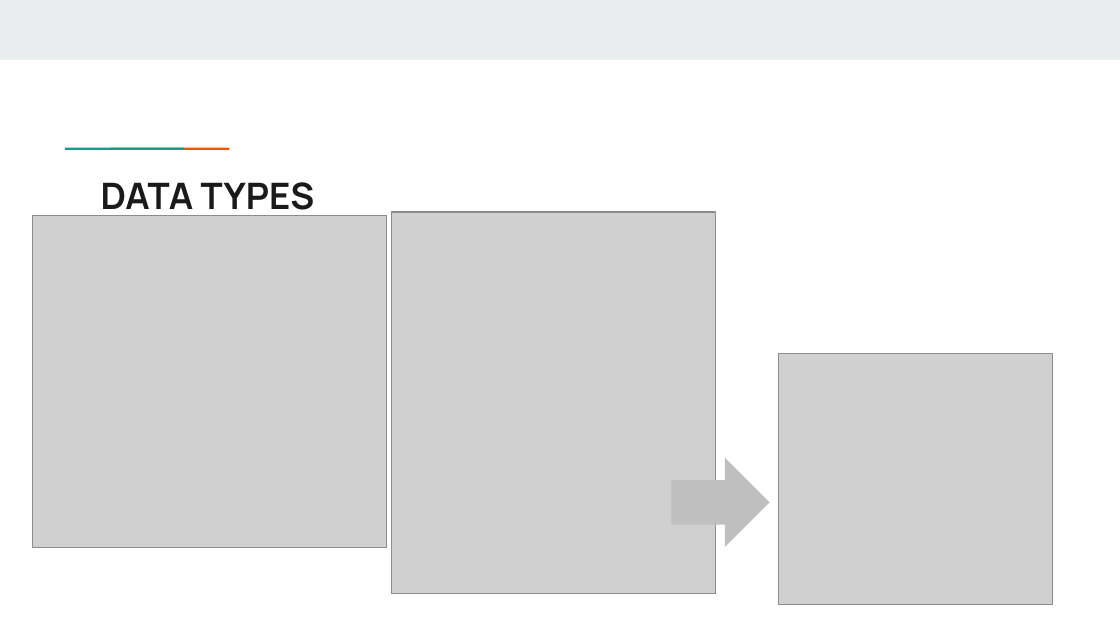
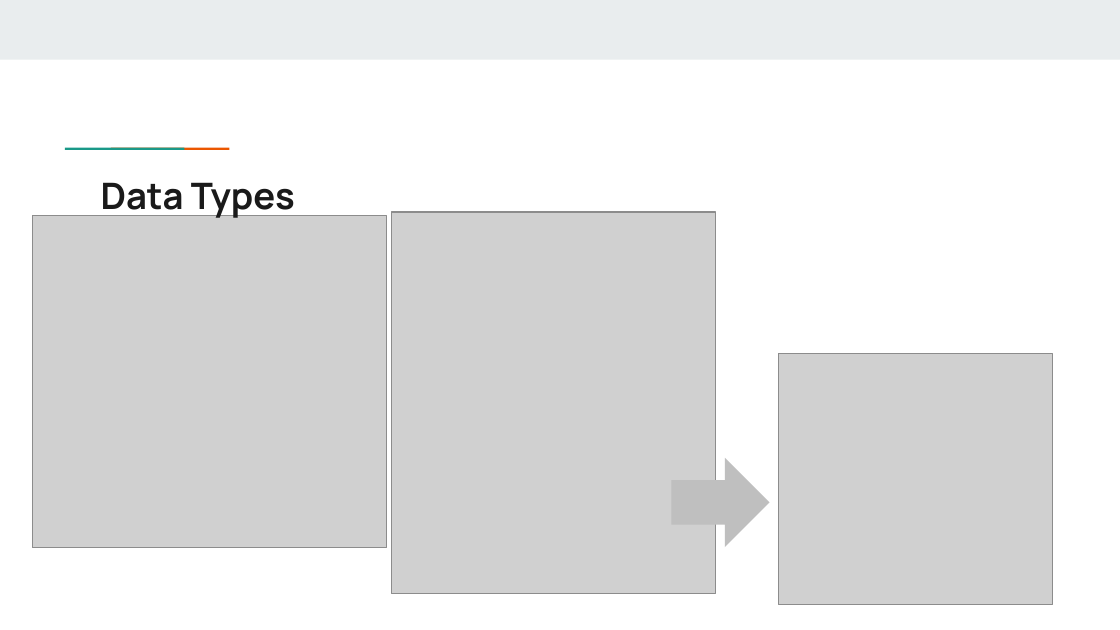
Before and after one commit to muhasenulhaque/Project-3-Group-1, a slide deck: slide 7 of Presentation on Decentralized Exchange.pptx. Drawn at 1120x630 pixels with LibreOffice and Linux fonts; fonts in the diff are those of the drawing; grey boxes stand for pictures. Boxes give left, top, right and bottom in pixels: in the first picture for what was removed or moved away, otherwise in the second. Text is boxed around its words. In the diff, an @@ line names an element or a change of style, - is before the commit and + after.

```diff
--- a/Presentation on Decentralized Exchange.pptx
+++ b/Presentation on Decentralized Exchange.pptx
@@ title at (x1=101, y1=182, x2=295, y2=219): text changed @@
-DATA TYPES
+Data Types
```
Also in this commit, not shown: 11 other slides changed, 1 other file.
